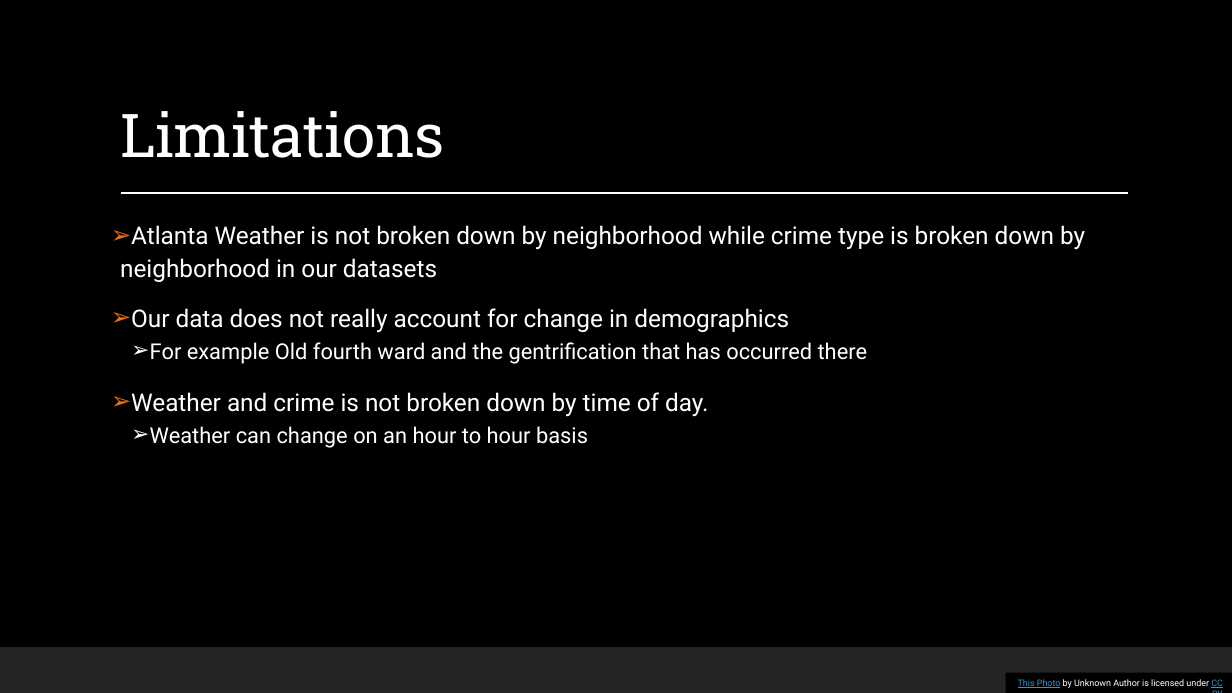
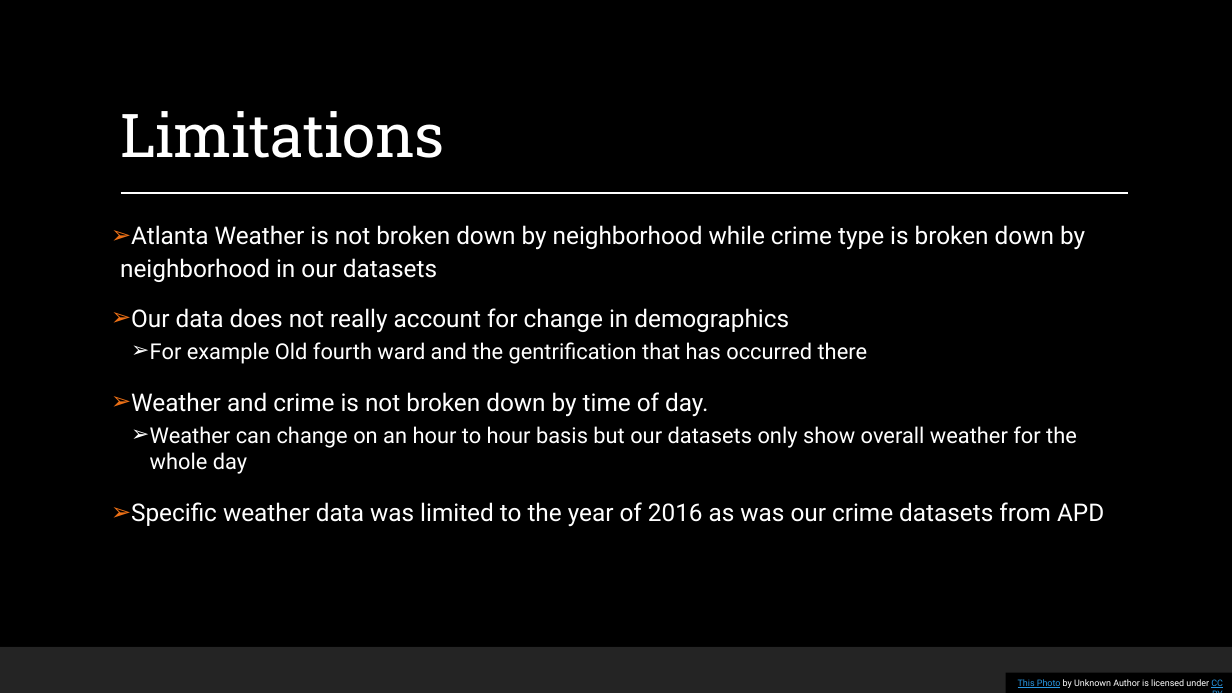
Before and after one commit to elqban753/ATL-weather-and-Crime, a slide deck: slide 16 of Crime Rate in relation to Weather in Atlanta.pptx. Drawn at 1232x693 pixels with LibreOffice and Linux fonts; fonts in the diff are those of the drawing; background and template pictures are left out. Boxes give left, top, right and bottom in pixels: in the first picture for what was removed or moved away, otherwise in the second. Text is boxed around its words. In the diff, an @@ line names an element or a change of style, - is before the commit and + after.

```diff
--- a/Crime Rate in relation to Weather in Atlanta.pptx
+++ b/Crime Rate in relation to Weather in Atlanta.pptx
@@ text at [131,426,1104,526]: text changed @@
-  ➢ Weather can change on an hour to hour basis
+  ➢ Weather can change on an hour to hour basis but our datasets only show overall weather for the whole day
+➢ Specific weather data was limited to the year of 2016 as was our crime datasets from APD
```
Also in this commit, not shown: 1 other slide changed.
